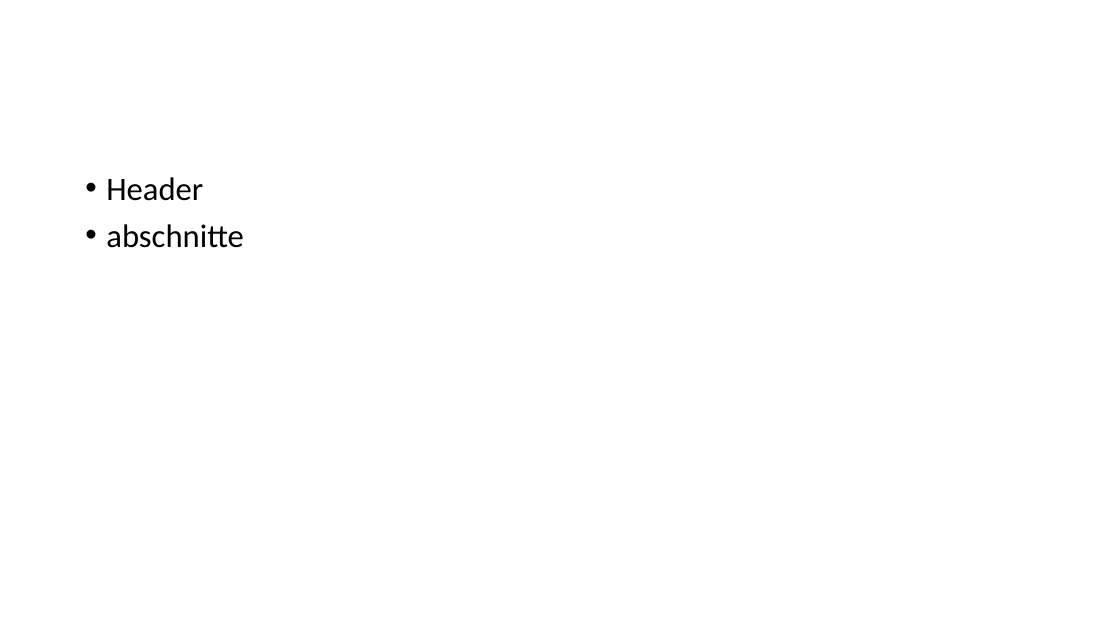
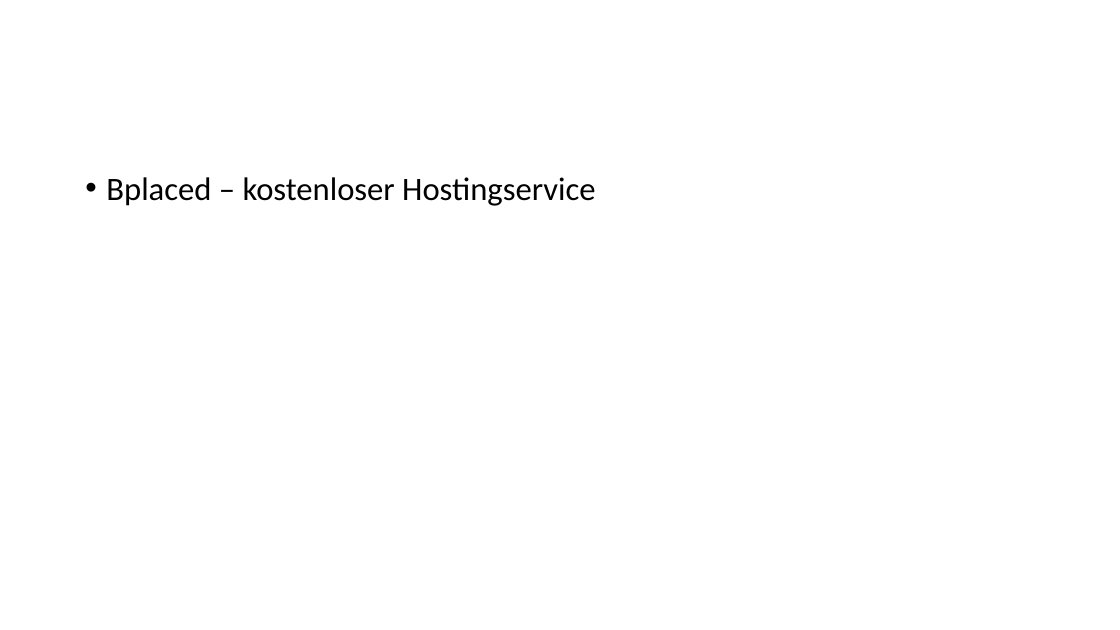
Before and after one commit to TimMet2340/Mein-Portfolio2, a slide deck: slide 6 of Präsentation1.pptx. Drawn at 1120x630 pixels with LibreOffice and Linux fonts; fonts in the diff are those of the drawing. Boxes give left, top, right and bottom in pixels: in the first picture for what was removed or moved away, otherwise in the second. Text is boxed around its words. In the diff, an @@ line names an element or a change of style, - is before the commit and + after.

```diff
--- a/Präsentation1.pptx
+++ b/Präsentation1.pptx
@@ text at bbox=[106, 177, 595, 206]: text changed @@
-• Header
-• abschnitte
+• Bplaced – kostenloser Hostingservice
```
Also in this commit, not shown: 46 other files.
